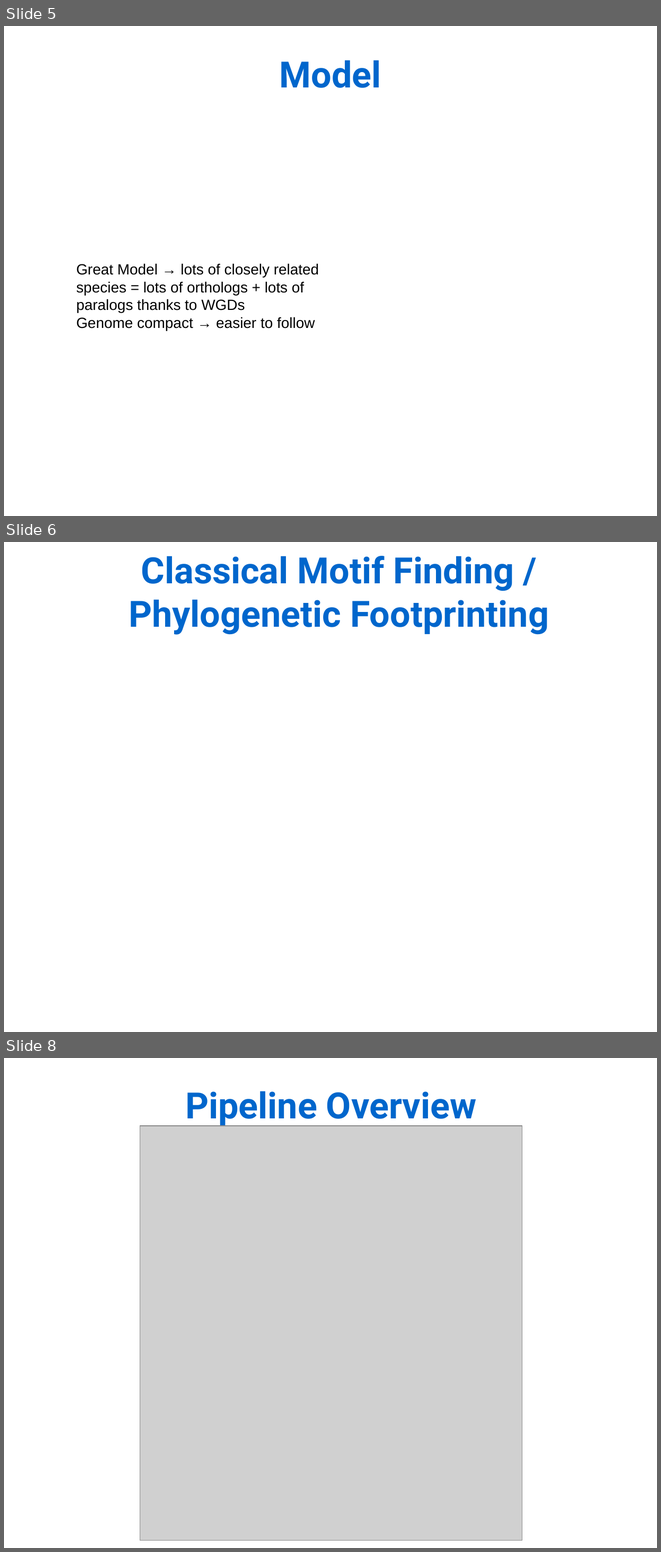
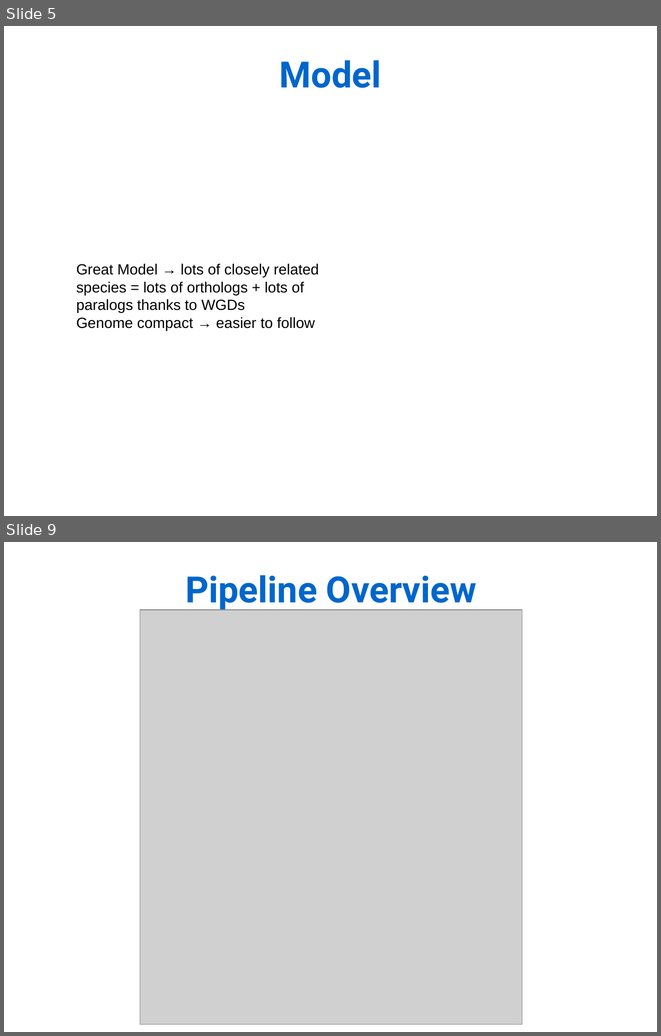
Before and after one commit to Rekyt/lynchlabpresentation2014, a slide deck: LabMeetingPresentation.odp. Shown one above the other, each under a label of ours: slides 5, 6 and 8 before the commit, slides 5 and 9 after it; the slides between them are not shown. The pictures are 661x1552 and 661x1036 pixels, drawn with LibreOffice and Linux fonts; fonts in the diff are those of the drawing; grey boxes stand for pictures. Boxes give left, top, right and bottom in pixels: in the first picture for what was removed or moved away, otherwise in the second. Text is boxed around its words. In the diff, an @@ line names an element or a change of style, - is before the commit and + after.

```diff
--- a/LabMeetingPresentation.odp
+++ b/LabMeetingPresentation.odp
@@ slide 6 removed at [4,542,657,1032], background #FFFFFF @@
@@ text removed at [129,556,549,635] @@
-Classical Motif Finding / Phylogenetic Footprinting
@@ what was slide 8 is now slide 9 @@
```
Also in this commit, not shown: 2 slides changed, 4 slides added, 2 other slides removed.
